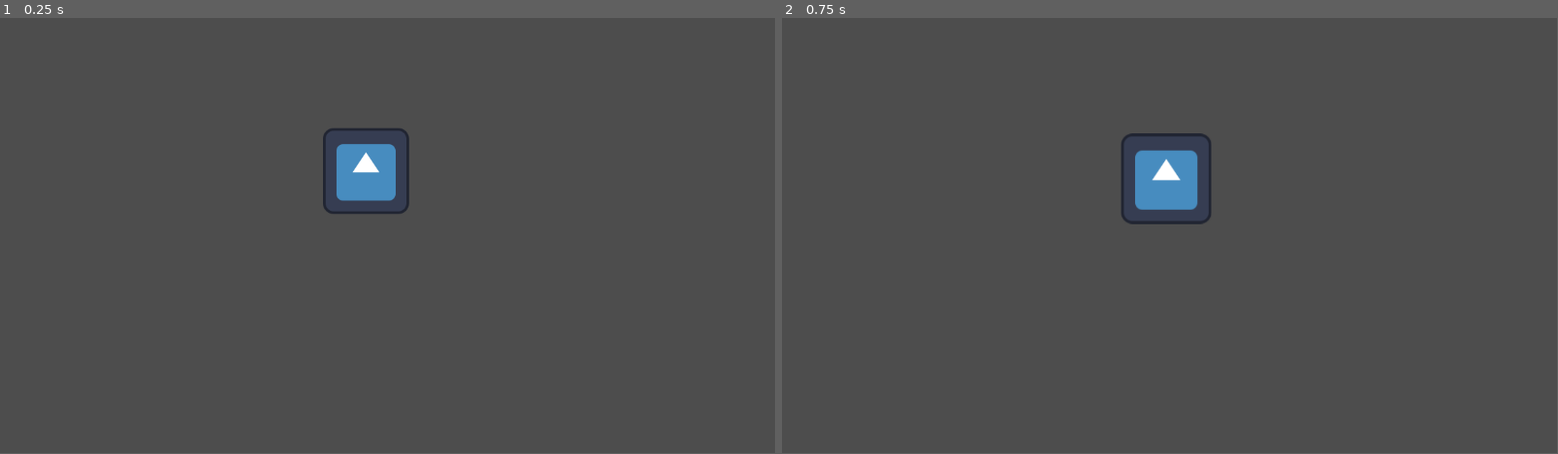
Above: before the commit, frames 1-2 (left to right).
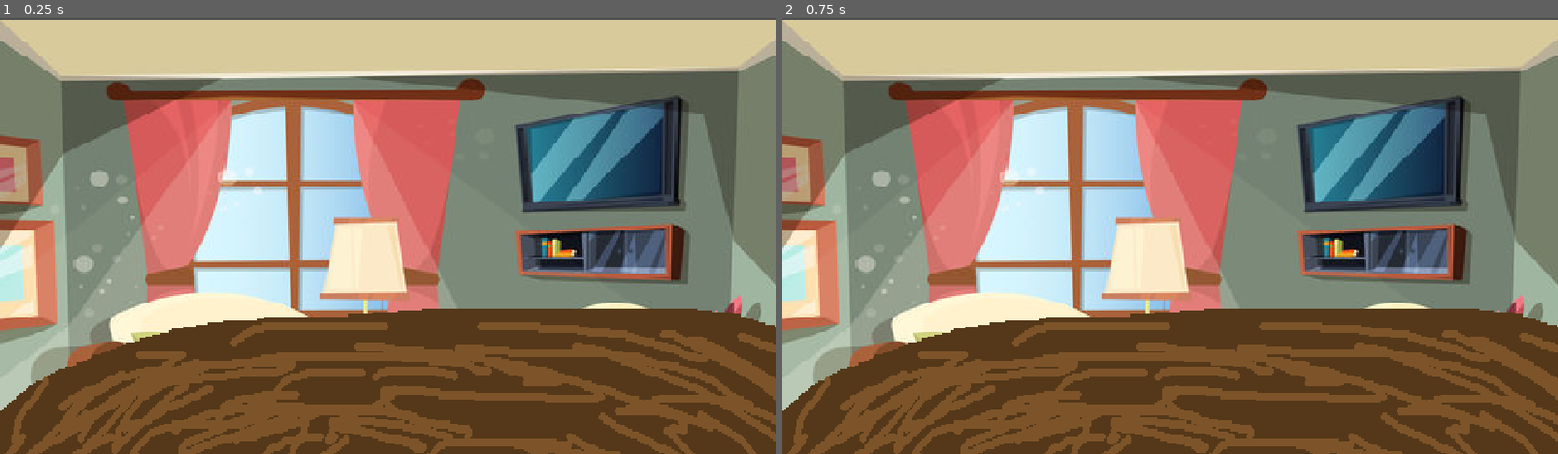
Above: after the commit, the same moments.

Repository: Guy-Michael/dead-jokes
Game: Godot game, scene res://Scenes/main_scene.tscn
Two runs of this game, one before a commit and one after it. Both use one fixed random seed, a clock stepped at 60 frames per second and the inputs below. Before the commit the project starts from res://Scenes/emily_scene.tscn. The engine's default icon, where the game draws it, is replaced by a stand-in: a white triangle on a blue panel in a dark square.
Inputs (mouse positions are in pixels of both pictures, inside the frame that each line leads up to):
- Up to frame 1 (0.25 s): no input
- Up to frame 2 (0.75 s): tap Enter at 0.5 s; move the mouse to (1146, 170) at 0.52 s; press the mouse at (1146, 170) at 0.53 s
In our replay, the window is 799x449 before the commit and 800x450 after it. These sizes can differ from the game's own. Grey fills any space a smaller window leaves; there, only what the larger window draws over its background counts as a difference.

The runs differ from the first frame. In frame 1, 94% of the frame differs, in the area x 0-100%, y 0-100%; in frame 2, 94%.

Commit message:
Itai (#4)
* main scene created

* stuff

Diff:
--- /dev/null
+++ b/Nodes/node_dad.tscn
@@ -0,0 +1,31 @@
+[gd_scene load_steps=6 format=3 uid="uid://cc6nt4n6ymqrq"]
+
+[ext_resource type="Texture2D" uid="uid://cy153elteuiog" path="res://Sprites/dad left talk.png" id="1_ucgjk"]
+[ext_resource type="Script" path="res://Nodes/script_dad.gd" id="2_l4x7i"]
+[ext_resource type="PackedScene" uid="uid://c70ghln7n3qxg" path="res://itai dev/text_box.tscn" id="2_orbi0"]
+[ext_resource type="Resource" uid="uid://bo12oh6hoj5sy" path="res://Resources/resource_joke.tres" id="3_uhxea"]
+
+[sub_resource type="RectangleShape2D" id="RectangleShape2D_12uel"]
+size = Vector2(146, 74)
+
+[node name="NodeDad" type="Sprite2D"]
+position = Vector2(240, 136)
+texture = ExtResource("1_ucgjk")
+script = ExtResource("2_l4x7i")
+jokes = Array[Resource("res://Nodes/script_joke.gd")]([ExtResource("3_uhxea")])
+
+[node name="TextBox" parent="." instance=ExtResource("2_orbi0")]
+offset_left = -224.0
+offset_top = -120.0
+offset_right = -88.0
+offset_bottom = -23.0
+
+[node name="CollisionShape2D" type="CollisionShape2D" parent="."]
+position = Vector2(-144, -72)
+shape = SubResource("RectangleShape2D_12uel")
+
+[node name="timer" type="Timer" parent="."]
+process_callback = 0
+one_shot = true
+
+[connection signal="timeout" from="timer" to="." method="_on_timer_timeout"]
--- /dev/null
+++ b/Nodes/node_joke.tscn
@@ -0,0 +1,6 @@
+[gd_scene load_steps=2 format=3 uid="uid://cp6kum2ao2q1"]
+
+[ext_resource type="Script" path="res://Nodes/script_joke.gd" id="1_3t40v"]
+
+[node name="node_joke" type="Node"]
+script = ExtResource("1_3t40v")
--- /dev/null
+++ b/Nodes/script_dad.gd
@@ -0,0 +1,45 @@
+extends Sprite2D
+class_name class_dad
+
+enum DAD_STATES{
+	off,
+	joke,
+	dead
+}
+
+@export var jokes : Array[class_joke] = []
+
+var current_joke = -1
+@onready var my_timer = $timer
+@onready var my_textbox = $TextBox
+@onready var rnd = RandomNumberGenerator.new()
+@onready var state = DAD_STATES.off
+
+func _ready():
+	print("start")
+	my_timer.start()
+
+func _process(_delta):
+	pass
+
+func _on_timer_timeout():
+
+	match state:
+		DAD_STATES.off:
+			#start a joke
+			current_joke = jokes.pick_random();
+
+			my_textbox.display_text(jokes.pick_random())
+			state = DAD_STATES.joke
+			print("joke started")
+		DAD_STATES.joke:
+			#progress joke line
+			print("progress joke")
+		DAD_STATES.dead:
+			#do nothing
+			print("dead dad stays dead")
+
+	var num = rnd.randf_range(2.0, 6.0)
+	print("stopped and set to " + str(num))
+	my_timer.wait_time = num
+	my_timer.start()
--- /dev/null
+++ b/Nodes/script_joke.gd
@@ -0,0 +1,13 @@
+extends Resource
+class_name class_joke
+
+@export var lines : Array[class_joke_line] = []
+
+var current_line_index = 0;
+
+func get_line():
+	return lines[current_line_index]
+func next_line():
+	current_line_index += 1
+func is_trigger_win(action):
+	return lines[current_line_index].accepted_action_indexes.has(action)
--- /dev/null
+++ b/Resources/resource_joke.tres
@@ -0,0 +1,7 @@
+[gd_resource type="Resource" script_class="class_joke" load_steps=2 format=3 uid="uid://bo12oh6hoj5sy"]
+
+[ext_resource type="Script" path="res://Nodes/script_joke.gd" id="1_ud8vv"]
+
+[resource]
+script = ExtResource("1_ud8vv")
+lines = ["איש אחד הלך הלך", "בום שניצל!"]
--- /dev/null
+++ b/Resources/resource_joke_line.tres
@@ -0,0 +1,8 @@
+[gd_resource type="Resource" load_steps=2 format=3 uid="uid://bfm3g1tmtqxer"]
+
+[ext_resource type="Script" path="res://Scripts/script_joke_line.gd" id="1_ffihb"]
+
+[resource]
+script = ExtResource("1_ffihb")
+string = ""
+time = 2.0
--- a/Scenes/itai_scene.tscn
+++ b/Scenes/itai_scene.tscn
@@ -1,3 +1,5 @@
 [gd_scene format=3 uid="uid://eowrgptv787x"]
 
 [node name="ItaiScene" type="Node2D"]
+
+[node name="Sprite2D" type="Sprite2D" parent="."]
--- /dev/null
+++ b/Scenes/main_scene.tscn
@@ -0,0 +1,17 @@
+[gd_scene load_steps=3 format=3 uid="uid://ca6sv7rqq7oi3"]
+
+[ext_resource type="Texture2D" uid="uid://7ixsbmxqp5t1" path="res://Sprites/table.png" id="1_05ipf"]
+[ext_resource type="Texture2D" uid="uid://qlo17h104lij" path="res://Sprites/bg.png" id="2_qav1c"]
+
+[node name="MainScene" type="Node2D"]
+position = Vector2(216, -112)
+
+[node name="table" type="Sprite2D" parent="."]
+position = Vector2(24, 216)
+scale = Vector2(1, 1.242)
+texture = ExtResource("1_05ipf")
+
+[node name="bg" type="Sprite2D" parent="."]
+z_index = -10
+position = Vector2(24, 248)
+texture = ExtResource("2_qav1c")
--- /dev/null
+++ b/Scripts/script_joke_line.gd
@@ -0,0 +1,6 @@
+extends Resource
+class_name class_joke_line
+
+@export var string = ""
+@export var time = 2.0
+#@export var accepted_indexes : Array[globals.] = []
--- a/itai dev/text_box.tscn
+++ b/itai dev/text_box.tscn
@@ -12,6 +12,7 @@
 cache/0/16/0/kerning_overrides/16/0 = Vector2(0, 0)
 cache/0/16/0/kerning_overrides/24/0 = Vector2(0, 0)
 cache/0/16/0/kerning_overrides/24/1 = Vector2(0, 0)
+cache/0/16/0/kerning_overrides/12/0 = Vector2(0, 0)
 cache/0/24/0/ascent = 0.0
 cache/0/24/0/descent = 0.0
 cache/0/24/0/underline_position = 0.0
@@ -25,10 +26,20 @@
 cache/0/24/0/kerning_overrides/16/0 = Vector2(0, 0)
 cache/0/24/0/kerning_overrides/24/0 = Vector2(0, 0)
 cache/0/24/0/kerning_overrides/24/1 = Vector2(0, 0)
+cache/0/24/0/kerning_overrides/12/0 = Vector2(0, 0)
 cache/0/24/1/glyphs/0/offset = Vector2(0, 0)
 cache/0/24/1/glyphs/0/size = Vector2(0, 0)
 cache/0/24/1/glyphs/0/uv_rect = Rect2(0, 0, 0, 0)
 cache/0/24/1/glyphs/0/texture_idx = -1
+cache/0/12/0/ascent = 0.0
+cache/0/12/0/descent = 0.0
+cache/0/12/0/underline_position = 0.0
+cache/0/12/0/underline_thickness = 0.0
+cache/0/12/0/scale = 1.0
+cache/0/12/0/kerning_overrides/16/0 = Vector2(0, 0)
+cache/0/12/0/kerning_overrides/24/0 = Vector2(0, 0)
+cache/0/12/0/kerning_overrides/24/1 = Vector2(0, 0)
+cache/0/12/0/kerning_overrides/12/0 = Vector2(0, 0)
 
 [node name="TextBox" type="MarginContainer"]
 script = ExtResource("1_vkut1")
@@ -56,10 +67,7 @@
 theme_override_colors/font_color = Color(0, 0, 0, 1)
 theme_override_colors/font_shadow_color = Color(0, 0, 0, 0.278431)
 theme_override_fonts/font = SubResource("FontFile_nhoka")
-theme_override_font_sizes/font_size = 24
-text = "וןאז הוא אמר כזה
-יואו איזה קאע
-בום חמור"
+theme_override_font_sizes/font_size = 12
 vertical_alignment = 1
 
 [node name="letterDisplayTimer" type="Timer" parent="."]
--- a/project.godot
+++ b/project.godot
@@ -11,13 +11,23 @@
 [application]
 
 config/name="Dead-jokes"
-run/main_scene="res://Scenes/emily_scene.tscn"
+
+run/main_scene="res://Scenes/main_scene.tscn"
 config/features=PackedStringArray("4.2", "Mobile")
 config/icon="res://icon.svg"
+
+[display]
+
+window/size/viewport_width=480
+window/size/viewport_height=270
+window/size/window_width_override=1440
+window/size/window_height_override=810
+window/stretch/mode="viewport"
 
 [autoload]
 
 gloabls="*res://Scripts/globals.gd"
+
 
 [dotnet]
 
@@ -33,4 +43,5 @@
 
 [rendering]
 
+textures/canvas_textures/default_texture_filter=0
 renderer/rendering_method="mobile"
Not shown, removed: Nodes/temp.txt
Binary file added: Sprites/bg.png
Not shown, added: Sprites/bg.png.import
Binary file added: Sprites/dad left talk.png
Not shown, added: Sprites/dad left talk.png.import
Binary file added: Sprites/table.png
Not shown, added: Sprites/table.png.import
